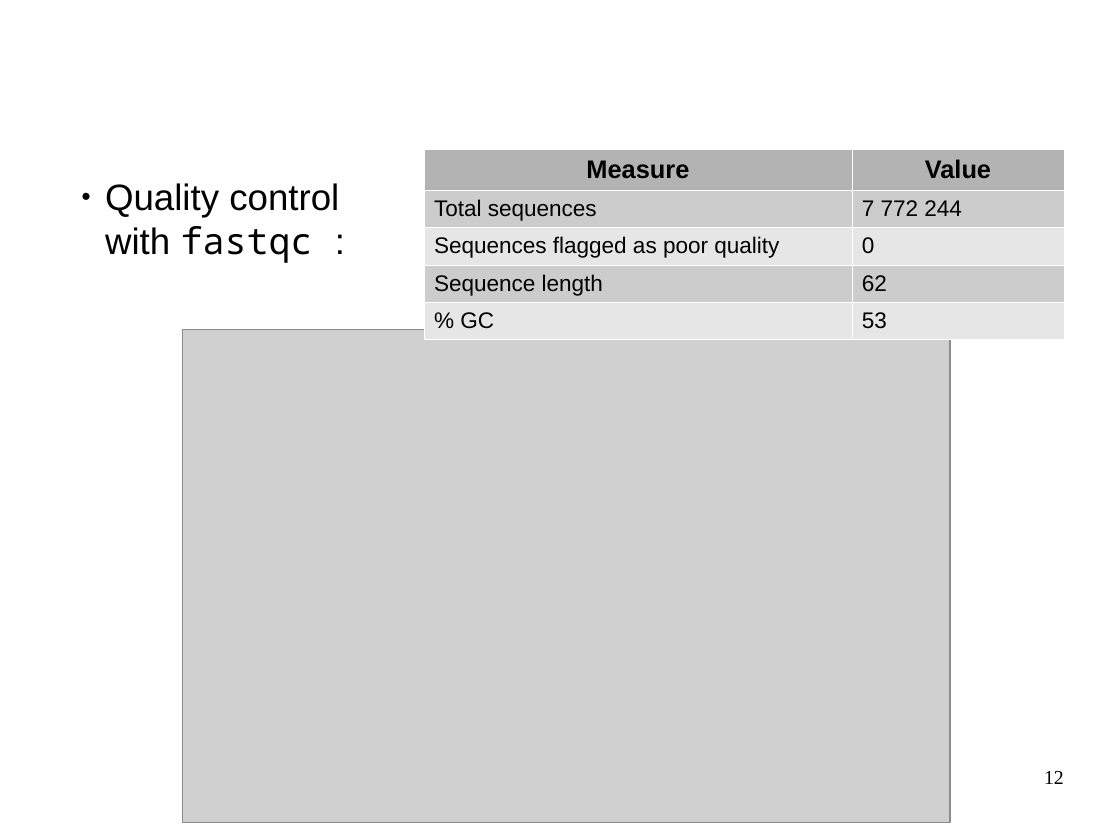
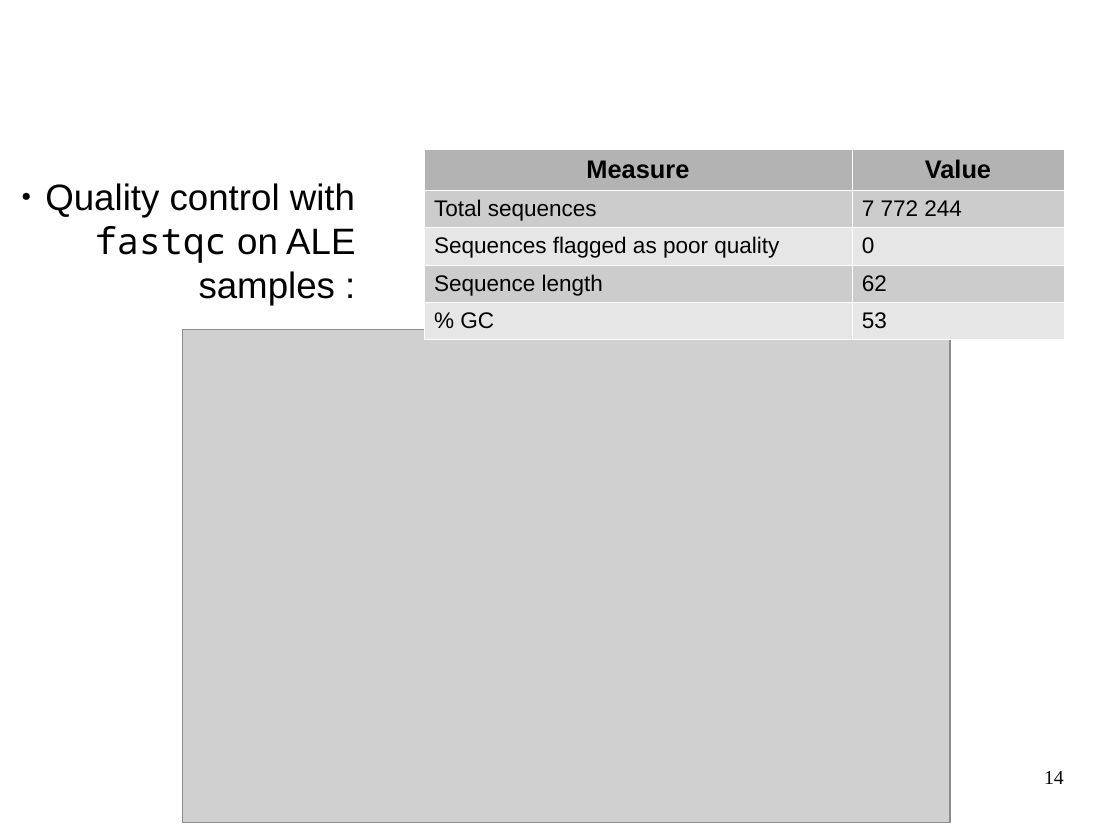
Before and after one commit to mesmeraf/stage_M2, a slide deck: slide 14 of presentations/presentation_labo_03-19.odp (slide 12 before the commit). Drawn at 1120x840 pixels with LibreOffice and Linux fonts; fonts in the diff are those of the drawing; grey boxes stand for pictures; background and template pictures are left out. Boxes give left, top, right and bottom in pixels: in the first picture for what was removed or moved away, otherwise in the second. Text is boxed around its words. In the diff, an @@ line names an element or a change of style, - is before the commit and + after.

```diff
--- a/presentations/presentation_labo_03-19.odp
+++ b/presentations/presentation_labo_03-19.odp
@@ text at (x1=45, y1=183, x2=355, y2=305): text changed @@
-● Quality control with fastqc :
+● Quality control with fastqc on ALE samples :
@@ page number at (x1=1044, y1=771, x2=1064, y2=784): text changed @@
-12
+14
```
Also in this commit, not shown: 18 other slides changed, 2 slides added, 3 other files.
